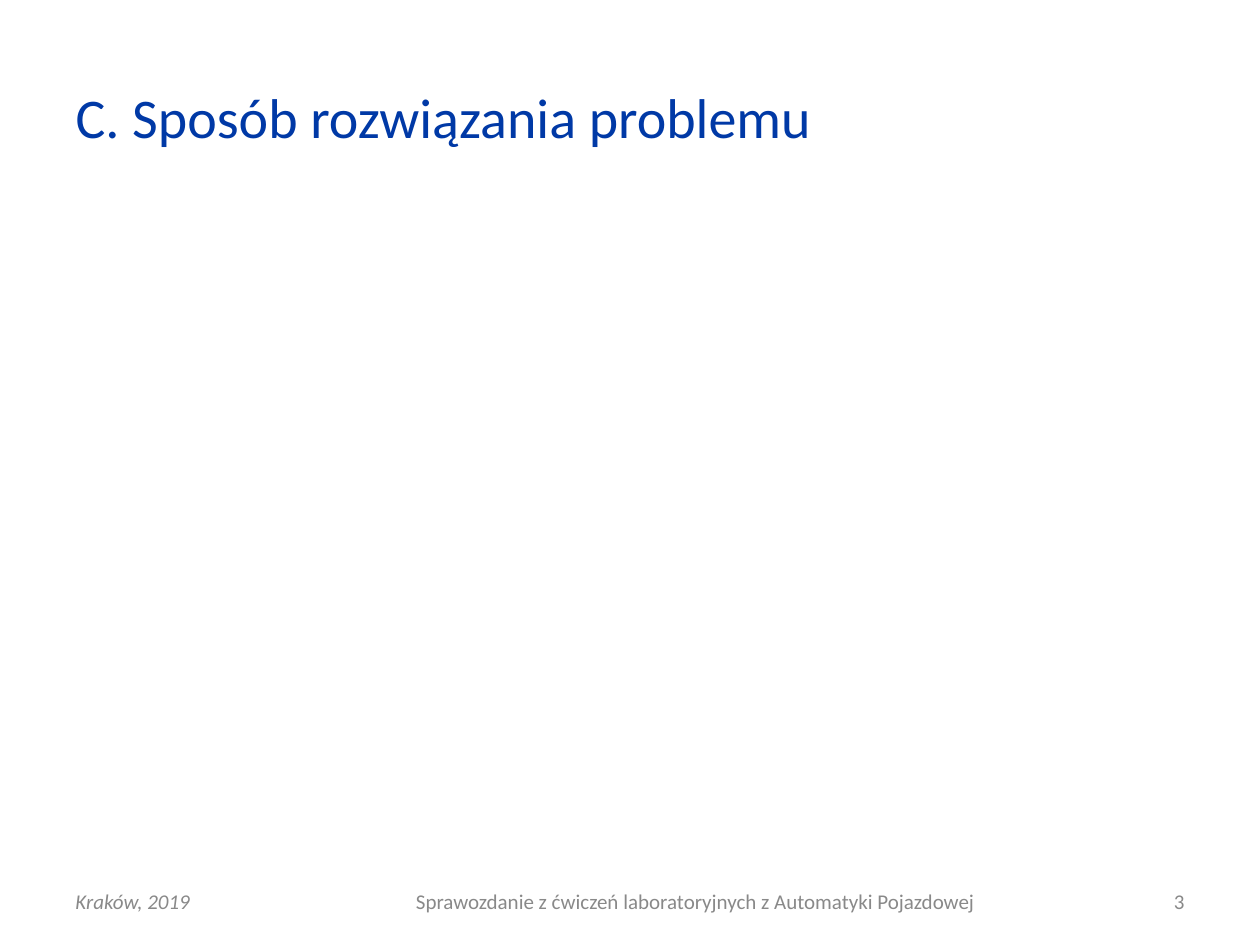
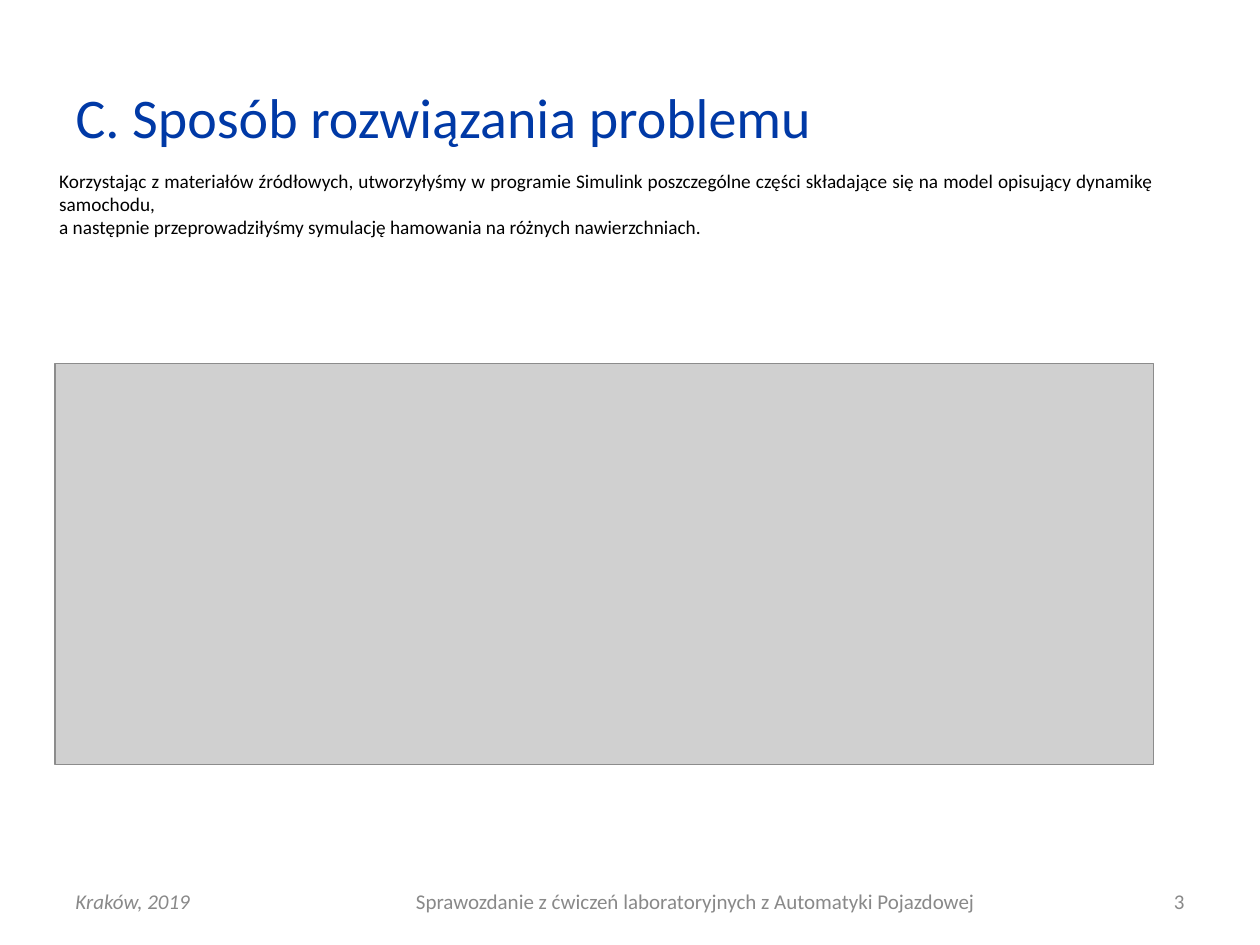
Before and after one commit to elfsonix/Automatyka-Pojazdowa, a slide deck: slide 3 of Lab10/AP_L10_20190417_0930_G03.ppt. Drawn at 1260x945 pixels with LibreOffice and Linux fonts; fonts in the diff are those of the drawing; grey boxes stand for pictures. Boxes give left, top, right and bottom in pixels: in the first picture for what was removed or moved away, otherwise in the second. Text is boxed around its words. In the diff, an @@ line names an element or a change of style, - is before the commit and + after.

```diff
--- a/Lab10/AP_L10_20190417_0930_G03.ppt
+++ b/Lab10/AP_L10_20190417_0930_G03.ppt
@@ text added at bbox=[59, 174, 1152, 238], 11 pt, text #000000 @@
+Korzystając z materiałów źródłowych, utworzyłyśmy w programie Simulink poszczególne części składające się na model opisujący dynamikę samochodu,
+a następnie przeprowadziłyśmy symulację hamowania na różnych nawierzchniach.
@@ picture added at bbox=[55, 363, 1154, 764] @@
```
Also in this commit, not shown: 1 other slide changed, 1 other file.
